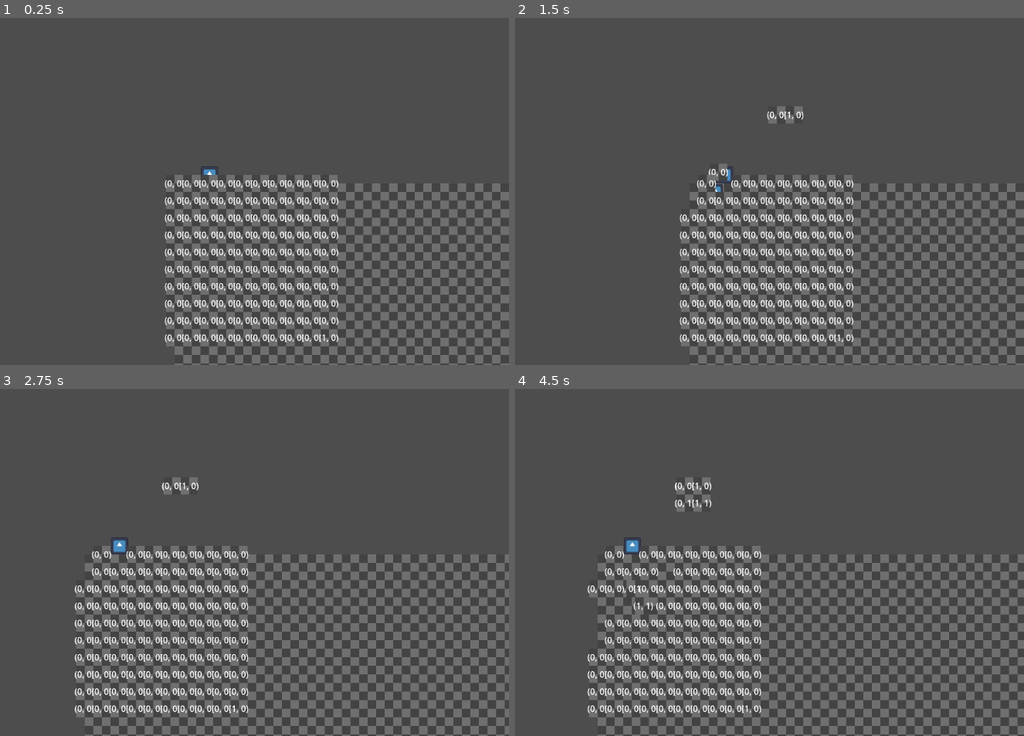
Above: before the commit, frames 1-4 (two rows, left to right).
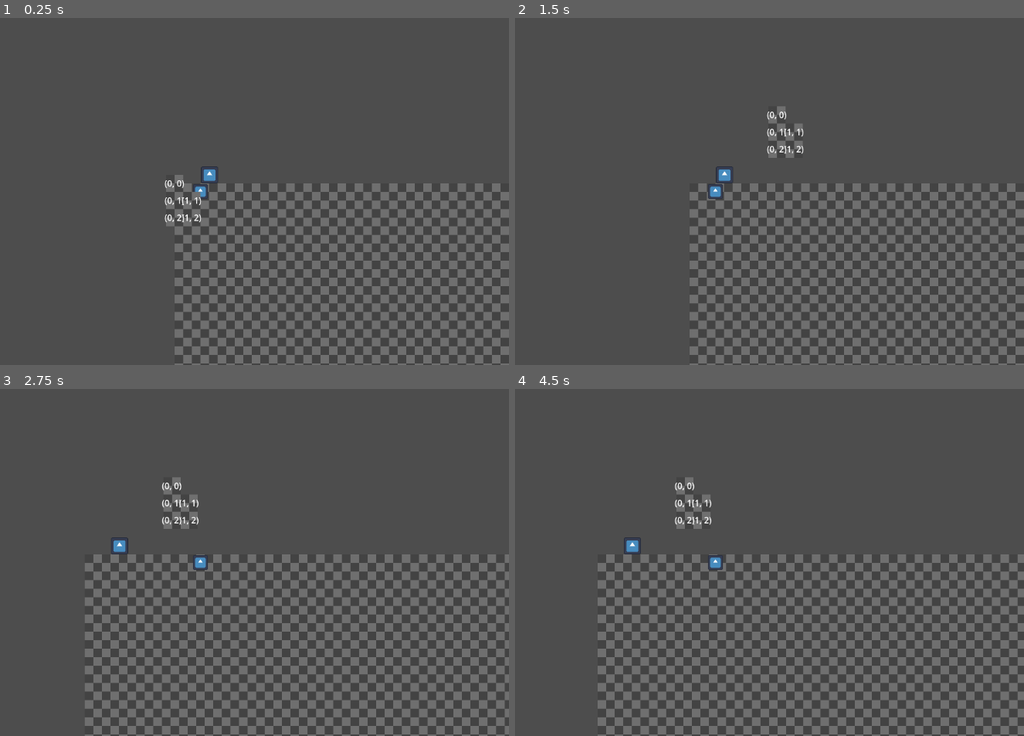
Above: after the commit, the same moments.

Repository: Xelasari/Acerola-Jam-0
Game: Godot game, scene res://game.tscn
Two runs of this game, one before a commit and one after it. Both use one fixed random seed, a clock stepped at 60 frames per second and the inputs below. The project has no main scene, so this scene is started directly. The engine's default icon, where the game draws it, is replaced by a stand-in: a white triangle on a blue panel in a dark square.
Inputs (mouse positions are in pixels of both pictures, inside the frame that each line leads up to):
- Up to frame 1 (0.25 s): no input
- Up to frame 2 (1.5 s): tap Enter at 0.5 s; drag from (688, 184) to (779, 115) at 0.52 s; tap Space at 1.25 s; drag from (688, 201) to (774, 115) at 1.27 s
- Up to frame 3 (2.75 s): tap Enter at 2 s; move the mouse to (173, 590) at 2.02 s; hold D (right) from 2.03 s (still down); click (173, 590) at 2.1 s
- Up to frame 4 (4.5 s): release D (right) at 2.75 s; drag from (601, 604) to (688, 486) at 2.77 s; tap Space at 3.5 s; drag from (596, 621) to (682, 486) at 3.52 s; tap Enter at 4.25 s; drag from (596, 638) to (682, 486) at 4.27 s

The runs differ from the first frame. In frame 1, 4.1% of the frame differs, in the area x 32-67%, y 45-95%; in frame 2, 4.6%, in the area x 32-67%, y 25-95%; in frame 3, 4.5%; in frame 4, 4.2%.

Commit message:
Adds basic map generation

Diff:
--- a/Tile.gd
+++ b/Tile.gd
@@ -1,6 +1,7 @@
 extends Node2D
 
 var draggableComponent : DraggableComponent
+var movementComponent : MovementComponent
 
 
 var clicked_at : Vector2
@@ -20,6 +21,7 @@
 # Called when the node enters the scene tree for the first time.
 func _ready():
 	draggableComponent = $DraggableComponent
+	movementComponent = $MovementComponent
 	parent_tile_group = get_parent()
 	tiles_connected_to.append(self)
 	return
@@ -103,7 +105,7 @@
 
 
 func disable_edge_collision(side : EdgeComponent.EDGE_SIDE, set_value : bool):
-	print("set " + str(side) + " to " + str(set_value))
+	#print("set " + str(side) + " to " + str(set_value))
 	match side:
 		EdgeComponent.EDGE_SIDE.LEFT:
 			$LeftEdgeComponent/CollisionShape2D.disabled = set_value
@@ -168,3 +170,8 @@
 		connect_two_tiles.emit(self, area.get_parent(), EdgeComponent.EDGE_SIDE.BOTTOM)
 		#attempt_connection.emit(area.get_parent(), EdgeComponent.EDGE_SIDE.BOTTOM)
 	pass # Replace with function body.
+
+
+func _on_movement_component_update_position(pos):
+	position = pos
+	pass # Replace with function body.
--- a/game.gd
+++ b/game.gd
@@ -24,9 +24,10 @@
 
 	var tm = tileManager.instantiate()
 
-	for x in range(0, 10):
-		for y in range(0, 10):
-			tm.create_tile_at(Vector2i(x, y))
+	#for x in range(0, 10):
+	#	for y in range(0, 10):
+	#		tm.create_tile_at(Vector2i(x, y))
+
 
 
 	#tm.create_tile_at(Vector2i(0, 0))
@@ -41,6 +42,8 @@
 	#tm.create_tile_at(Vector2i(5, 9))
 	#tm.create_tile_at(Vector2i(5, 11))
 	add_child(tm)
+
+	tm.create_map()
 	pass
 
 
--- /dev/null
+++ b/movement_component.gd
@@ -0,0 +1,22 @@
+extends Node
+
+class_name MovementComponent
+
+
+var position : Vector2
+var velocity : Vector2
+
+signal update_position(pos : Vector2)
+
+# Called when the node enters the scene tree for the first time.
+func _ready():
+	position = get_parent().position
+	print(position)
+	pass # Replace with function body.
+
+
+# Called every frame. 'delta' is the elapsed time since the previous frame.
+func _process(delta):
+	return
+	position += velocity * delta
+	update_position.emit(position)
--- /dev/null
+++ b/movement_component.tscn
@@ -0,0 +1,6 @@
+[gd_scene load_steps=2 format=3 uid="uid://c7umbyd7pgbup"]
+
+[ext_resource type="Script" path="res://movement_component.gd" id="1_e4epj"]
+
+[node name="MovementComponent" type="Node"]
+script = ExtResource("1_e4epj")
--- a/tile.tscn
+++ b/tile.tscn
@@ -1,9 +1,10 @@
-[gd_scene load_steps=10 format=3 uid="uid://cdweu08hnlext"]
+[gd_scene load_steps=11 format=3 uid="uid://cdweu08hnlext"]
 
 [ext_resource type="Script" path="res://Tile.gd" id="1_fomhf"]
 [ext_resource type="Texture2D" uid="uid://ccub31pwjydi" path="res://assets/checker_tile.png" id="2_aqyy7"]
 [ext_resource type="Script" path="res://draggable_component.gd" id="2_u3k8y"]
 [ext_resource type="Script" path="res://edge_component.gd" id="3_bdptn"]
+[ext_resource type="Script" path="res://movement_component.gd" id="5_y8ck8"]
 
 [sub_resource type="RectangleShape2D" id="RectangleShape2D_bqg63"]
 size = Vector2(28, 28)
@@ -81,6 +82,9 @@
 horizontal_alignment = 1
 vertical_alignment = 1
 
+[node name="MovementComponent" type="Node" parent="."]
+script = ExtResource("5_y8ck8")
+
 [connection signal="input_event" from="DraggableComponent" to="." method="_on_draggable_component_input_event"]
 [connection signal="mouse_entered" from="DraggableComponent" to="." method="_on_draggable_component_mouse_entered"]
 [connection signal="mouse_exited" from="DraggableComponent" to="." method="_on_draggable_component_mouse_exited"]
@@ -88,3 +92,4 @@
 [connection signal="area_entered" from="TopEdgeComponent" to="." method="_on_top_edge_component_area_entered"]
 [connection signal="area_entered" from="RightEdgeComponent" to="." method="_on_right_edge_component_area_entered"]
 [connection signal="area_entered" from="BottomEdgeComponent" to="." method="_on_bottom_edge_component_area_entered"]
+[connection signal="update_position" from="MovementComponent" to="." method="_on_movement_component_update_position"]
--- a/tile_manager.gd
+++ b/tile_manager.gd
@@ -13,9 +13,25 @@
 # (0, 0) and (0, 1), for example
 
 
+# Next step, clean up stuff
+
+# But then: work on slicing mechanic
+# slicing mechanic can likely work off of edges
+# for a slice to work, it must start at the highest point and go to the lowest point
+# this should probably work nicely
+
+# maybe to make this even more simple, maybe just have a horizontal/vertical line
+# following the mouse and use that?
+
+
 @export var tileScene : PackedScene
 
 var connect_cooldown : int = 0
+
+var check_next : Array[Vector2i]
+var already_checked : Array[Vector2i]
+var coords_to_check : Array[Vector2i]
+var current_building_group : Array
 
 
 # Called when the node enters the scene tree for the first time.
@@ -29,16 +45,179 @@
 		connect_cooldown -= 1
 	pass
 
-func create_tile_at(local_coord):
+func create_tile_at(local_coord) -> Node:
 	var new_tile = tileScene.instantiate()
 	new_tile.position = local_coord * 32
-	new_tile.local_position = Vector2i(0, 0)
+
+	print("Creating tile at: " + str(new_tile.position))
+	new_tile.local_position = local_coord
 	#new_tile.connect("start_drag", _on_start_drag)
 	#new_tile.connect("end_drag", _on_end_drag)
 	new_tile.connect("connect_two_tiles", _on_connect_two_tiles)
 	#tiles_in_group.append(new_tile)
 	add_child(new_tile)
+	return new_tile
+
+func create_map():
+	var map_size : Vector2i = Vector2i(3, 3)
+	var test_map = [[1, 0, 0],
+					[1, 1, 0],
+					[1, 1, 0]]
+
+
+	# likely will use a recursive solution to build this map
+	# start at (0, 0) and then check top, right, bottom, left to see what needs to be done
+	# will pass in previous tile to see if next location has a tile that needs to be
+	# connected
+
+	# previous method did not work, new method
+
+	# 2 passes
+	# first pass create all the nodes and where they are supposed to be
+	# then second pass, go through created nodes, use where they are supposed to be to attach
+	# new nodes
+
+
+
+	# step through map, as soon as a 1 is found start following it
+
+	# need to create groups, edges can be fixed by recalculate edges
+	#
+
+
+	step_through_map(test_map, map_size)
+
+
+
+
+
+	return
+
+	var tile_connecter = []
+
+	for y in range(map_size.y):
+		for x in range(map_size.x):
+			if test_map[y][x] == 1:
+				var new_tile = tileScene.instantiate()
+				new_tile.position = Vector2i(x, y) * 32
+				new_tile.local_position = Vector2i(0, 0)
+				new_tile.connect("connect_two_tiles", _on_connect_two_tiles)
+				add_child(new_tile)
+
+
+
+
+
+	recalculate_edges(tile_connecter[0].tiles_connected_to)
+	return
+
+	already_checked = []
+
+	check_next = []
+
+	process_coord(test_map, map_size, Vector2i(0, 0), null, null)
+
+
+	#var new_tile = tileScene.instantiate()
+	#new_tile.position = Vector2(0, 0)
+	#new_tile.local_position = Vector2i(0, 0)
+	#new_tile.connect("connect_two_tiles", _on_connect_two_tiles)
+	#add_child(new_tile)
+	#
+	#var new_tile2 = tileScene.instantiate()
+	#new_tile2.position = Vector2(0, 0)
+	#new_tile2.local_position = Vector2i(0, 0)
+	#new_tile2.connect("connect_two_tiles", _on_connect_two_tiles)
+	#add_child(new_tile2)
+
+	#_on_connect_two_tiles(new_tile, new_tile2, EdgeComponent.EDGE_SIDE.RIGHT)
+
+func step_through_map(map, map_size : Vector2i):
+
+	coords_to_check = []
+	for x in range(map_size.x):
+		for y in range(map_size.y):
+			coords_to_check.append(Vector2i(x, y))
+
+
+	already_checked = []
+	current_building_group = []
+
+	while !coords_to_check.is_empty():
+		current_building_group = []
+		process_coord2(map, map_size, coords_to_check.pop_front())
+
+		var i = 0
+		for t in current_building_group:
+			print(i)
+			i += 1
+			t.tiles_connected_to = current_building_group
+
+		recalculate_edges(current_building_group)
+
+
 	pass
+
+func process_coord2(map, map_size : Vector2i, coord : Vector2i): #, previous_tile, edge_side):
+	if map[coord.y][coord.x] == 0: return
+	if map[coord.y][coord.x] == 1:
+		var tile_ref = create_tile_at(Vector2i(coord.x, coord.y))
+		if !current_building_group.has(tile_ref):
+			print("appending to group")
+			current_building_group.append(tile_ref)
+
+	# Check top
+	if coord.y - 1 > 0 and coords_to_check.has(Vector2i(coord.x, coord.y - 1)):
+		coords_to_check.erase(coord + Vector2i(0, -1))
+		process_coord2(map, map_size, coord + Vector2i(0, -1))
+	# Check right
+	if coord.x + 1 < map_size.x and coords_to_check.has(Vector2i(coord.x + 1, coord.y)):
+		coords_to_check.erase(coord + Vector2i(1, 0))
+		process_coord2(map, map_size, coord + Vector2i(1, 0))
+	# Check bottom
+	if coord.y + 1 < map_size.y and coords_to_check.has(Vector2i(coord.x, coord.y + 1)):
+		coords_to_check.erase(coord + Vector2i(0, 1))
+		process_coord2(map, map_size, coord + Vector2i(0, 1))
+	# Check left
+	if coord.x - 1 > 0 and coords_to_check.has(Vector2i(coord.x - 1, coord.y)):
+		coords_to_check.erase(coord + Vector2i(-1, 0))
+		process_coord2(map, map_size, coord + Vector2i(-1, 0))
+
+
+func process_coord(map, map_size : Vector2i, coord : Vector2i, previous_tile, edge_side):
+	var new_tile
+
+	print("Checking coord: " + str(coord))
+
+	already_checked.append(coord)
+	if map[coord.y][coord.x] == 1:
+		new_tile = tileScene.instantiate()
+		new_tile.position = coord * 32
+		new_tile.local_position = Vector2i(0, 0)
+		new_tile.connect("connect_two_tiles", _on_connect_two_tiles)
+		add_child(new_tile)
+	elif map[coord.x][coord.y] == 0:
+		new_tile = null
+
+	if previous_tile != null and new_tile != null:
+		print("this should be seen 5 times")
+		_on_connect_two_tiles(previous_tile, new_tile, edge_side)
+
+	# Check top
+	if coord.y - 1 > 0 and !already_checked.has(Vector2i(coord.x, coord.y - 1)):
+		process_coord(map, map_size, coord + Vector2i(0, -1), new_tile, EdgeComponent.EDGE_SIDE.TOP)
+	# Check right
+	if coord.x + 1 < map_size.x and !already_checked.has(Vector2i(coord.x + 1, coord.y)):
+		process_coord(map, map_size, coord + Vector2i(1, 0), new_tile, EdgeComponent.EDGE_SIDE.RIGHT)
+	# Check bottom
+	if coord.y + 1 < map_size.y and !already_checked.has(Vector2i(coord.x, coord.y + 1)):
+		process_coord(map, map_size, coord + Vector2i(0, 1), new_tile, EdgeComponent.EDGE_SIDE.BOTTOM)
+	# Check left
+	if coord.x - 1 > 0 and !already_checked.has(Vector2i(coord.x - 1, coord.y)):
+		process_coord(map, map_size, coord + Vector2i(-1, 0), new_tile, EdgeComponent.EDGE_SIDE.LEFT)
+
+
+
 
 func _on_connect_two_tiles(tile1, tile2, edge_side):
 	if connect_cooldown != 0: return
@@ -66,17 +245,6 @@
 	# you need tile2 x coordinate
 	# left connection difference between tile1 and tile2 (plus side)
 	# (0, 0) - tile2:(1, 0) + constant:(-1, 0) == shift vector
-
-	var max_x : int = -999999
-	var max_y : int = -999999
-
-	for t in tile1.tiles_connected_to:
-		if max_x < t.local_position.x:
-			max_x = t.local_position.x
-		if max_y < t.local_position.y:
-			max_y = t.local_position.y
-
-	print("max vector: " + str(max_x) + ", " + str(max_y))
 
 	var shift_vector : Vector2i = Vector2i(0, 0)
 
@@ -100,12 +268,6 @@
 
 	print("shift vector: " + str(shift_vector))
 
-	#tile1.disable_edge_collision(edge_side, true)
-	#tile2.disable_edge_collision((edge_side + 2) % 4, true)
-
-	#tile1.turn_off_edges()
-	#tile2.turn_off_edges()
-
 	# offset tile2 group
 
 	for t in tile2_group:
@@ -133,32 +295,72 @@
 
 	# iterate through all tiles in new tile set to re-calculate top left corner
 
-	var smallest_x : int = 9999999999
-	var smallest_y : int = 9999999999
-	for t in tile1.tiles_connected_to:
-		if smallest_x > t.local_position.x:
-			smallest_x = t.local_position.x
-		if smallest_y > t.local_position.y:
-			smallest_y = t.local_position.y
-
-	print("Smallest: (" + str(smallest_x) + ", " + str(smallest_y) +")")
+
+	var smallest : Vector2i
+	smallest = get_smallest_coord(tile1.tiles_connected_to)
+
+	print("Smallest: (" + str(smallest.x) + ", " + str(smallest.y) +")")
 
 	# use new top left corner to properly set all tiles
 	for t in tile1.tiles_connected_to:
-		t.local_position += Vector2i(abs(smallest_x), abs(smallest_y))
-
-
-
-	# This point should be the 0, 0 position, from which
-	var reference_point : Vector2
+		t.local_position += Vector2i(abs(smallest.x), abs(smallest.y))
 
 
 	# Re-calculate all edges, see if they need to be turned off
+
+	recalculate_edges(tile1.tiles_connected_to)
+
+	#var tiles_at : Dictionary
+	#for t in tile1.tiles_connected_to:
+	#	tiles_at[t.local_position] = true
+	#
+	#for t in tile1.tiles_connected_to:
+	#	var check
+	#	check = t.local_position + Vector2i(0, -1)
+	#	if tiles_at.has(check):
+	#		t.call_deferred("disable_edge_collision", EdgeComponent.EDGE_SIDE.TOP, true)
+	#		#t.disable_edge_collision(EdgeComponent.EDGE_SIDE.TOP, true)
+	#	check = t.local_position + Vector2i(1, 0)
+	#	if tiles_at.has(check):
+	#		t.call_deferred("disable_edge_collision", EdgeComponent.EDGE_SIDE.RIGHT, true)
+	#		#t.disable_edge_collision(EdgeComponent.EDGE_SIDE.RIGHT, true)
+	#	check = t.local_position + Vector2i(0, 1)
+	#	if tiles_at.has(check):
+	#		t.call_deferred("disable_edge_collision", EdgeComponent.EDGE_SIDE.BOTTOM, true)
+	#		#t.disable_edge_collision(EdgeComponent.EDGE_SIDE.BOTTOM, true)
+	#	check = t.local_position + Vector2i(-1, 0)
+	#	if tiles_at.has(check):
+	#		t.call_deferred("disable_edge_collision", EdgeComponent.EDGE_SIDE.LEFT, true)
+	#		#t.disable_edge_collision(EdgeComponent.EDGE_SIDE.LEFT, true)
+
+
+	print("------------------------------------------")
+
+
+	connect_cooldown = 3
+
+
+
+func get_smallest_coord(tile_group) -> Vector2i:
+	var smallest : Vector2i = Vector2i(99999, 99999)
+
+	for t in tile_group:
+		if smallest.x > t.local_position.x:
+			smallest.x = t.local_position.x
+		if smallest.y > t.local_position.y:
+			smallest.y = t.local_position.y
+
+
+	return smallest
+
+
+
+func recalculate_edges(tile_group):
 	var tiles_at : Dictionary
-	for t in tile1.tiles_connected_to:
+	for t in tile_group:
 		tiles_at[t.local_position] = true
 
-	for t in tile1.tiles_connected_to:
+	for t in tile_group:
 		var check
 		check = t.local_position + Vector2i(0, -1)
 		if tiles_at.has(check):
@@ -176,9 +378,3 @@
 		if tiles_at.has(check):
 			t.call_deferred("disable_edge_collision", EdgeComponent.EDGE_SIDE.LEFT, true)
 			#t.disable_edge_collision(EdgeComponent.EDGE_SIDE.LEFT, true)
-
-
-	print("------------------------------------------")
-
-
-	connect_cooldown = 3
Not shown, added: gamE0C6.tmp
